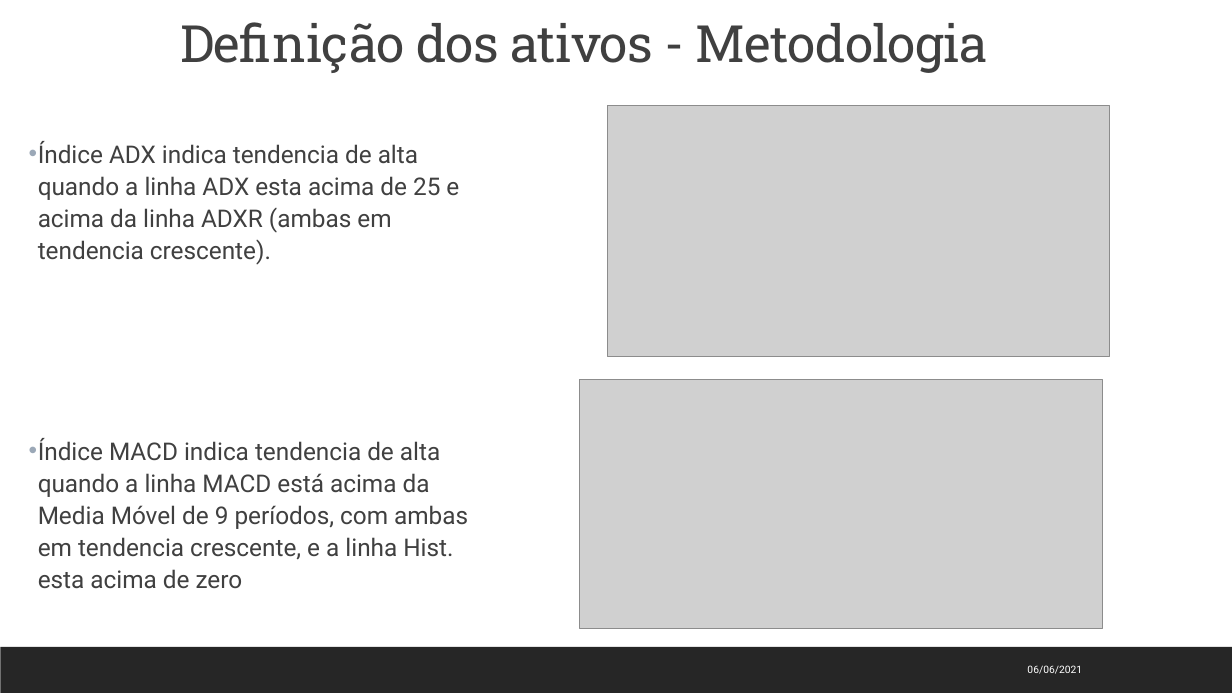
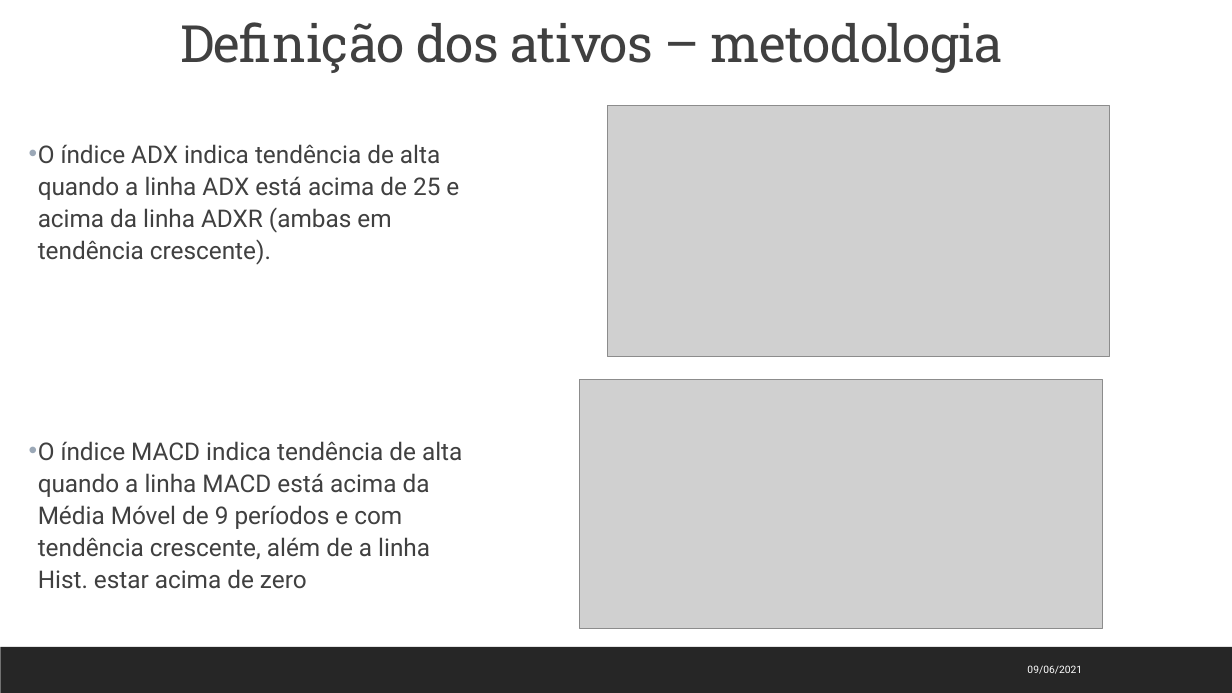
Before and after one commit to jmppsalles/Projeto_Final_AWARI, a slide deck: slide 5 of Trabalho final AWARI - João Marcos Salles - 20210610.pptx. Drawn at 1232x693 pixels with LibreOffice and Linux fonts; fonts in the diff are those of the drawing; grey boxes stand for pictures. Boxes give left, top, right and bottom in pixels: in the first picture for what was removed or moved away, otherwise in the second. Text is boxed around its words. In the diff, an @@ line names an element or a change of style, - is before the commit and + after.

```diff
--- a/Trabalho final AWARI - João Marcos Salles - 20210610.pptx
+++ b/Trabalho final AWARI - João Marcos Salles - 20210610.pptx
@@ title at (x1=181, y1=22, x2=1003, y2=73): text changed @@
-Definição dos ativos - Metodologia
+Definição dos ativos – metodologia
@@ text at (x1=38, y1=144, x2=462, y2=589): text changed @@
-• Índice ADX indica tendencia de alta quando a linha ADX esta acima de 25 e acima da linha ADXR (ambas em tendencia crescente).
-• Índice MACD indica tendencia de alta quando a linha MACD está acima da Media Móvel de 9 períodos, com ambas em tendencia crescente, e a linha Hist. esta acima de zero
+• O índice ADX indica tendência de alta quando a linha ADX está acima de 25 e acima da linha ADXR (ambas em tendência crescente).
+• O índice MACD indica tendência de alta quando a linha MACD está acima da Média Móvel de 9 períodos e com tendência crescente, além de a linha Hist. estar acima de zero
@@ text at (x1=1027, y1=665, x2=1082, y2=674): text changed @@
-06/06/2021
+09/06/2021
```
Also in this commit, not shown: 11 other slides changed, 1 slide added.
